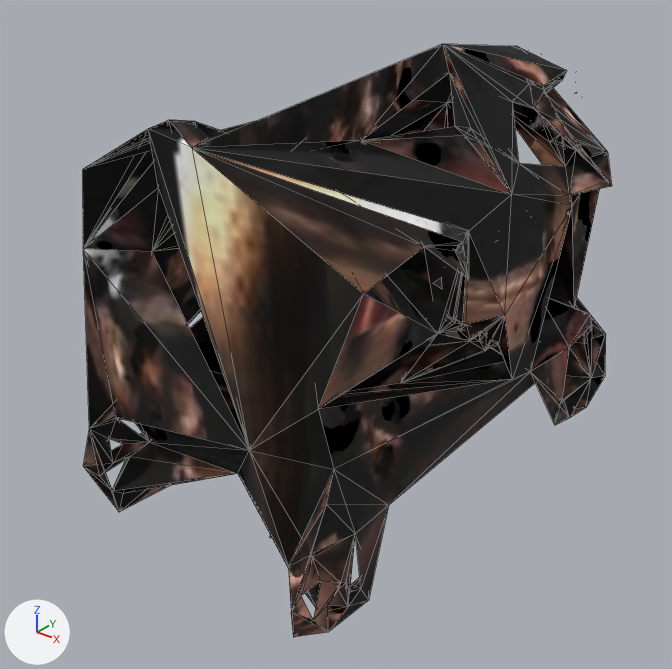
The glTF model game/assets/models/siege/ga3_ram_lod.glb as it was, and as the next commit left it.
Both versions are drawn from a 50 mm lens placed at (5.76, -8.59, 6.64), pointed at (0.05, -1.44, 2.21). Arrows for +X, +Y and +Z are at lower left; the lights stay in place. The picture after the commit comes second. Mesh edges are drawn as thin lines. Where no turn or scale is listed for an object, it has been applied to the vertices. Vertices at exactly the same position are counted once.

The first picture shows 'Beam', 'Shed', 'Wheel_1', 'Wheel_2', 'Wheel_3'.
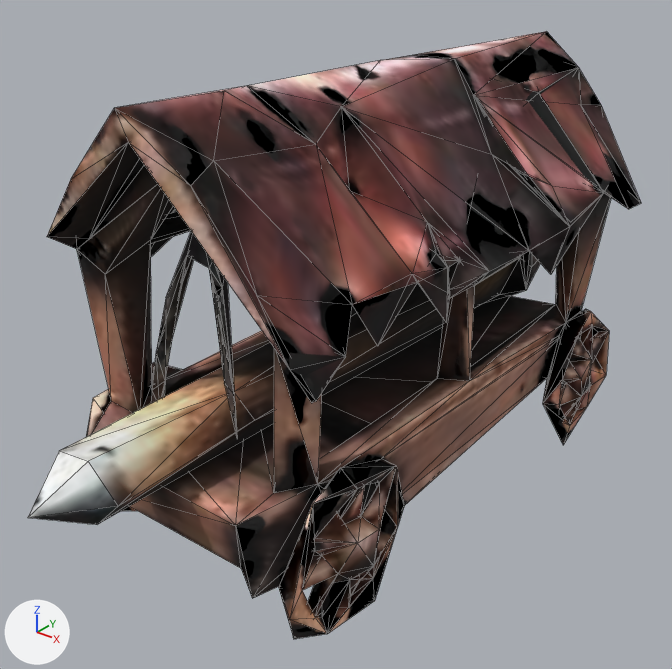
Edits to the scene script, one JSON object a line:
```json
{"block": "me_beam_ga3", "where": "# used by ob_beam; location = (0.0, -0.41, 4.21)"}
{"op": "remove", "block": "me_beam_ga3", "code": "me_beam_ga3.from_pydata(...)  # 77 vertices, 66 faces; spans x -1.62..1.3, y -3.07..2.76, z -2.87..0.58"}
{"op": "add", "block": "me_beam_ga3", "code": "me_beam_ga3.from_pydata(...)  # 63 vertices, 130 faces; spans x -0.68..0.64, y -4.93..3.06, z -2.48..-0.28"}
{"block": "me_beam_ga3", "change": "me_beam_ga3 part 1"}
{"block": "me_beam_ga3", "change": "44 vertices are removed from x -1.62..1.3, y -3.07..2.76, z -2.87..0.58"}
{"block": "me_beam_ga3", "change": "55 faces are deleted"}
{"block": "me_beam_ga3", "change": "63 vertices are added at x -0.68..0.64, y -4.93..3.06, z -2.48..-0.28"}
{"block": "me_beam_ga3", "change": "130 new faces join them"}
{"block": "me_beam_ga3", "change": "other edits to the shape of me_beam_ga3 do not show in these pictures"}
{"block": "me_shed_ga3", "where": "# used by ob_shed; location = (0.0, 0.0, 0.0)"}
{"op": "remove", "block": "me_shed_ga3", "code": "me_shed_ga3.from_pydata(...)  # 355 vertices, 548 faces; spans x -1.78..1.72, y -3.89..2.49, z 0.14..5.04"}
{"op": "add", "block": "me_shed_ga3", "code": "me_shed_ga3.from_pydata(...)  # 304 vertices, 662 faces; spans x -2.01..1.92, y -5.34..2.7, z 0.7..5.07"}
{"block": "me_shed_ga3", "change": "me_shed_ga3 part 2: the loose piece of 202 vertices spanning x -1.78..1.72, y -3.89..2.34, z 0.14..5.04 is rebuilt with 282 vertices and now spans x -2.01..1.92, y -5.34..2.7, z 0.7..5.07"}
{"block": "me_shed_ga3", "change": "me_shed_ga3 part 3: a new loose piece of 19 vertices spanning x -0.66..0.48, y -3.44..-3.14, z 2.02..4.01, in mat_ga3ramlod"}
{"block": "me_shed_ga3", "change": "me_shed_ga3 part 4: 50 loose pieces with 150 vertices, spanning x -1.09..1.53, y -3.11..2.49, z 0.66..4.75, are deleted"}
{"block": "me_shed_ga3", "change": "other edits to the shape of me_shed_ga3 do not show in these pictures"}
{"block": "me_wheel_1_ga3", "where": "# used by ob_wheel_1; location = (1.51, 1.62, 0.88)"}
{"op": "remove", "block": "me_wheel_1_ga3", "code": "me_wheel_1_ga3.from_pydata(...)  # 29 vertices, 73 faces; spans x -0.69..0.21, y -1.11..0.72, z -0.63..0.92"}
{"op": "add", "block": "me_wheel_1_ga3", "code": "me_wheel_1_ga3.from_pydata(...)  # 50 vertices, 131 faces; spans x -0.41..0.22, y -0.89..0.89, z -0.93..0.97"}
{"block": "me_wheel_1_ga3", "change": "me_wheel_1_ga3 part 5: the whole mesh is rebuilt"}
{"block": "me_wheel_2_ga3", "where": "# used by ob_wheel_2; location = (-1.51, -2.91, 0.93)"}
{"op": "remove", "block": "me_wheel_2_ga3", "code": "me_wheel_2_ga3.from_pydata(...)  # 33 vertices, 83 faces; spans x -0.27..1.32, y -0.78..0.95, z -0.83..1.1"}
{"op": "add", "block": "me_wheel_2_ga3", "code": "me_wheel_2_ga3.from_pydata(...)  # 57 vertices, 149 faces; spans x -0.21..0.4, y -0.99..0.91, z -0.85..0.95"}
{"block": "me_wheel_2_ga3", "change": "me_wheel_2_ga3 part 6: the whole mesh is rebuilt"}
{"block": "me_wheel_3_ga3", "where": "# used by ob_wheel_3; location = (1.42, -3.01, 0.97)"}
{"op": "remove", "block": "me_wheel_3_ga3", "code": "me_wheel_3_ga3.from_pydata(...)  # 35 vertices, 83 faces; spans x -0.75..0.12, y -0.89..0.7, z -0.88..1.03"}
{"op": "add", "block": "me_wheel_3_ga3", "code": "me_wheel_3_ga3.from_pydata(...)  # 62 vertices, 174 faces; spans x -0.44..0.2, y -1.06..0.96, z -0.94..0.84"}
{"block": "me_wheel_3_ga3", "change": "me_wheel_3_ga3 part 7: the whole mesh is rebuilt"}
```

Pixel boxes (x1, y1, x2, y2) of what changed, in the pictures (672 x 669 px):
```json
{"object": "Shed", "change": "reshaped", "before": [83, 44, 612, 567], "after": [29, 31, 641, 598], "on screen": "16% wider, 8% taller"}
{"object": "Beam", "change": "reshaped", "before": [153, 102, 549, 248], "after": [28, 254, 538, 518], "on screen": "mostly hidden before"}
{"object": "Wheel_3", "change": "reshaped", "before": [249, 450, 389, 637], "after": [253, 459, 404, 639], "on screen": "8% wider"}
{"object": "Wheel_1", "change": "reshaped", "before": [530, 298, 606, 425], "after": [543, 309, 609, 445], "on screen": "13% narrower, 7% taller"}
{"object": "Wheel_2", "change": "reshaped", "before": [83, 401, 170, 512], "after": [86, 363, 182, 511], "on screen": "mostly hidden afterwards"}
{"part": 2, "of": "me_shed_ga3", "change": "rebuilt", "before": [83, 44, 612, 567], "after": [29, 31, 641, 598], "on screen": "16% wider, 8% taller"}
{"part": 3, "of": "me_shed_ga3", "change": "added", "after": [156, 231, 237, 428]}
{"part": 4, "of": "me_shed_ga3", "change": "deleted", "before": [270, 92, 577, 538]}
```
